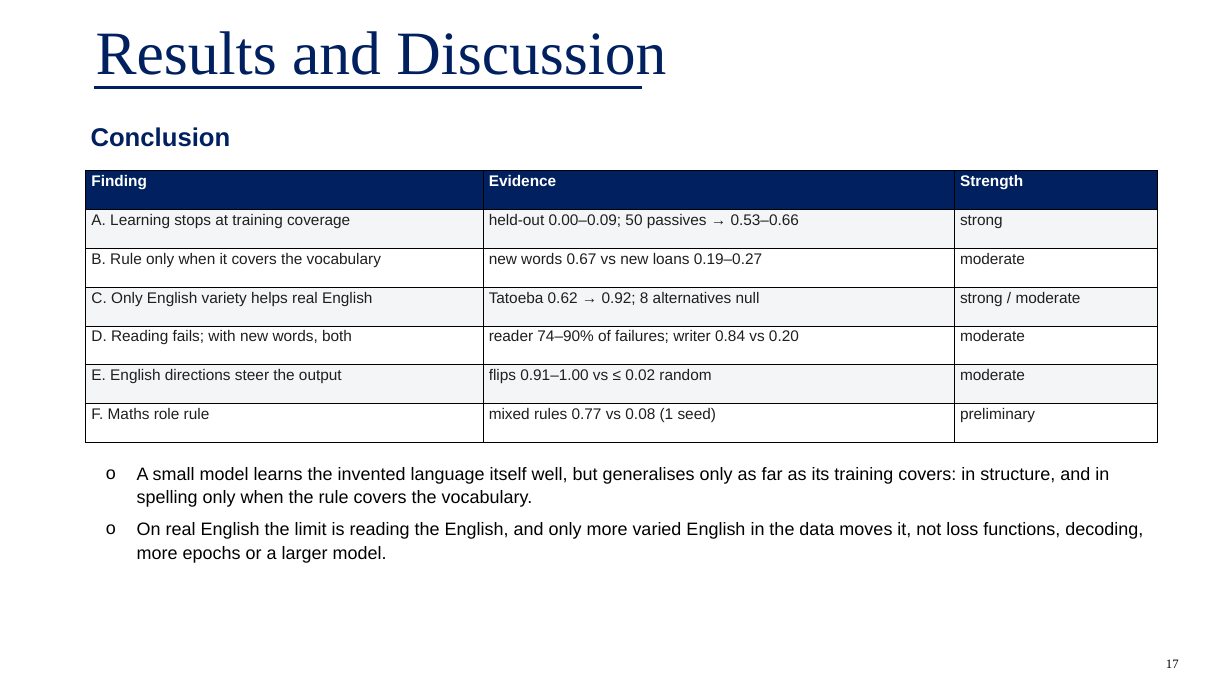
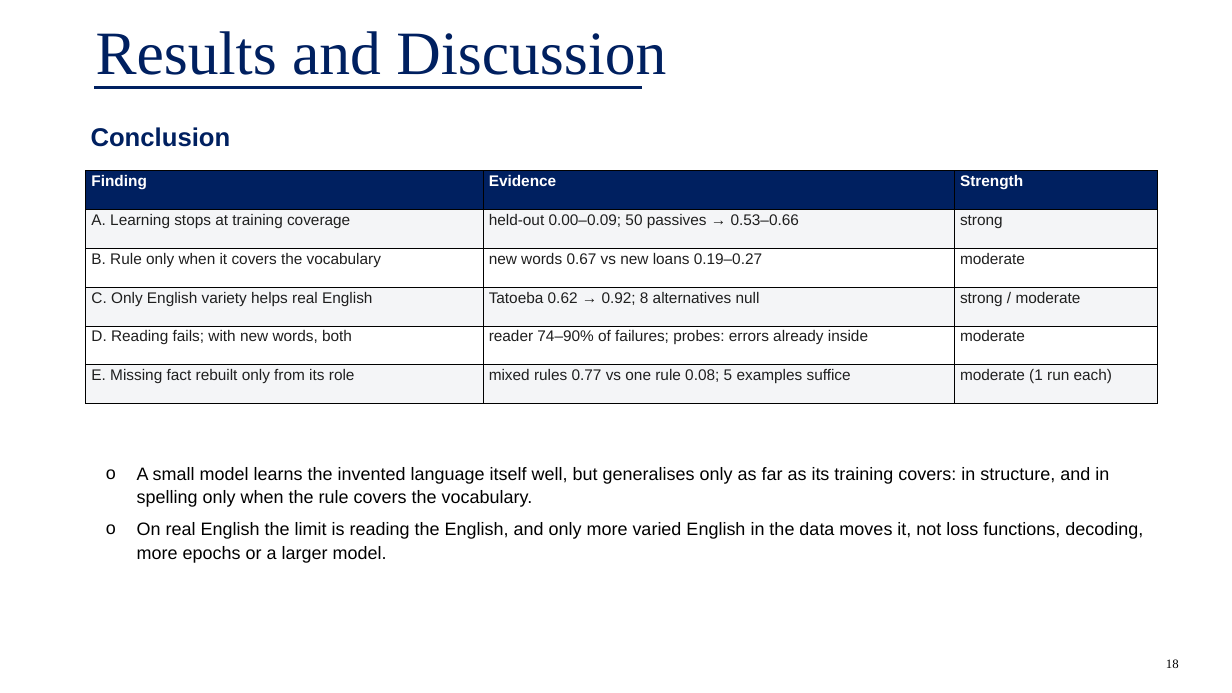
Before and after one commit to Lsidvd234/alien-rosetta, a slide deck: slide 18 of submission/Alien_Rosetta_presentation.pptx (slide 17 before the commit). Drawn at 1232x693 pixels with LibreOffice and Linux fonts; fonts in the diff are those of the drawing. Boxes give left, top, right and bottom in pixels: in the first picture for what was removed or moved away, otherwise in the second. Text is boxed around its words. In the diff, an @@ line names an element or a change of style, - is before the commit and + after.

```diff
--- a/submission/Alien_Rosetta_presentation.pptx
+++ b/submission/Alien_Rosetta_presentation.pptx
@@ table at [86,171,1158,404] @@
-row 5: D. Reading fails; with new words, both | reader 74–90% of failures; writer 0.84 vs 0.20 | moderate
-row 6: E. English directions steer the output | flips 0.91–1.00 vs ≤ 0.02 random | moderate
-row 7: F. Maths role rule | mixed rules 0.77 vs 0.08 (1 seed) | preliminary
+row 5: D. Reading fails; with new words, both | reader 74–90% of failures; probes: errors already inside | moderate
+row 6: E. Missing fact rebuilt only from its role | mixed rules 0.77 vs one rule 0.08; 5 examples suffice | moderate (1 run each)
@@ page number at [1166,659,1179,668]: text changed @@
-17
+18
```
Also in this commit, not shown: 3 other slides changed, 1 slide added, 25 other files.
